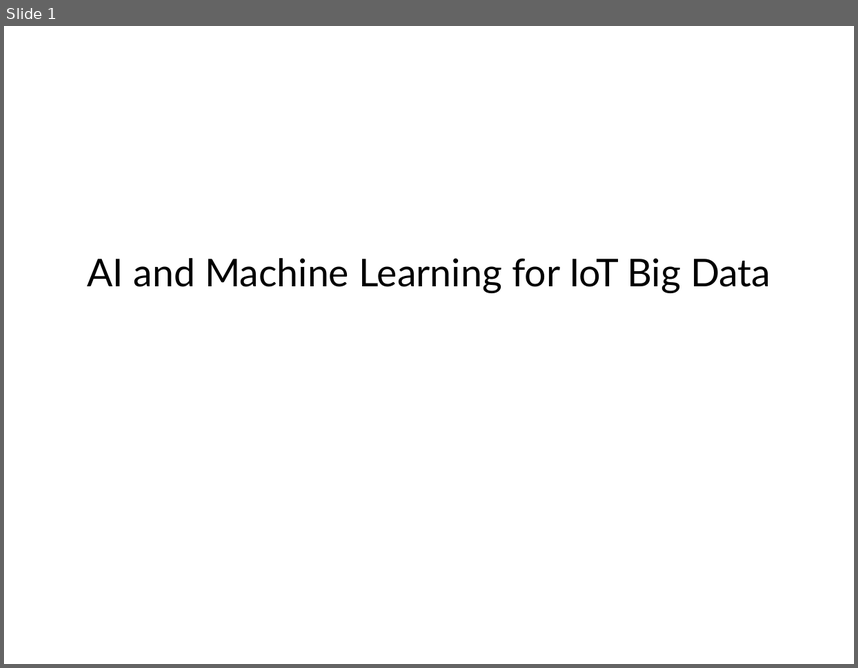
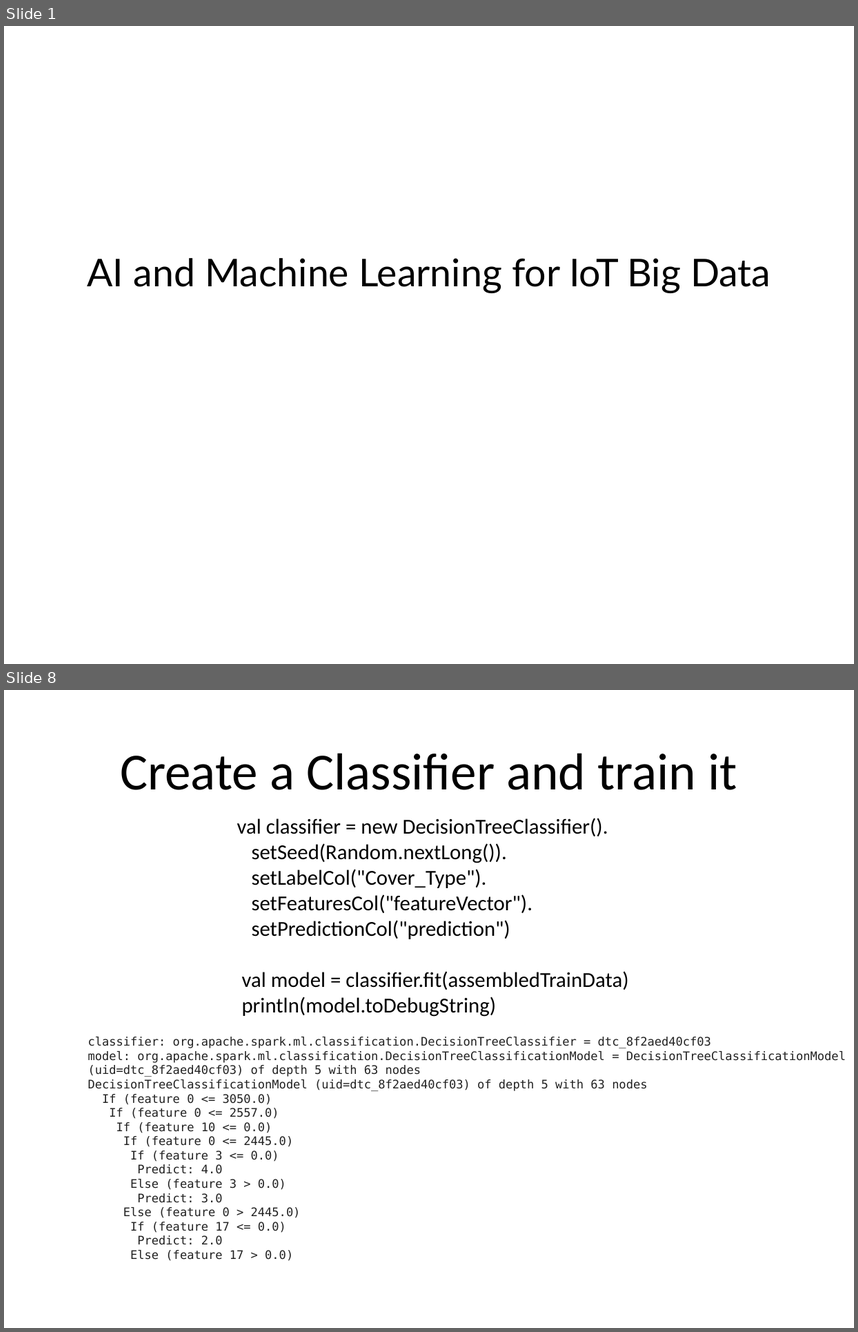
Before and after one commit to kic-markon/ITU_MSc_AM4, a slide deck: powerpoints/ITU Academy Slides AM4-10.pptx. Shown one above the other, each under a label of ours: slide 1 before the commit, slides 1 and 8 after it; the slides between them are not shown. The pictures are 858x668 and 858x1332 pixels, drawn with LibreOffice and Linux fonts; fonts in the diff are those of the drawing; background and template pictures are left out. Boxes give left, top, right and bottom in pixels: in the first picture for what was removed or moved away, otherwise in the second. Text is boxed around its words. In the diff, an @@ line names an element or a change of style, - is before the commit and + after.

```diff
--- a/powerpoints/ITU Academy Slides AM4-10.pptx
+++ b/powerpoints/ITU Academy Slides AM4-10.pptx
@@ slide 8 added at (4, 690, 854, 1328), background picture (left out) @@
@@ title added at (120, 753, 737, 790), 44 pt, text #000000 @@
+Create a Classifier and train it
@@ text added at (237, 818, 628, 1016), 18 pt, text #000000 @@
+val classifier = new DecisionTreeClassifier().
+setSeed(Random.nextLong()).
+setLabelCol("Cover_Type").
+setFeaturesCol("featureVector").
+setPredictionCol("prediction")
+val model = classifier.fit(assembledTrainData)
+println(model.toDebugString)
@@ text added at (88, 1036, 846, 1261), 10 pt, text #212121 @@
+classifier: org.apache.spark.ml.classification.DecisionTreeClassifier = dtc_8f2aed40cf03
+model: org.apache.spark.ml.classification.DecisionTreeClassificationModel = DecisionTreeClassificationModel (uid=dtc_8f2aed40cf03) of depth 5 with 63 nodes
+DecisionTreeClassificationModel (uid=dtc_8f2aed40cf03) of depth 5 with 63 nodes
+If (feature 0 <= 3050.0)
+If (feature 0 <= 2557.0)
+If (feature 10 <= 0.0)
+If (feature 0 <= 2445.0)
+If (feature 3 <= 0.0)
+Predict: 4.0
+Else (feature 3 > 0.0)
+Predict: 3.0
+Else (feature 0 > 2445.0)
+If (feature 17 <= 0.0)
+Predict: 2.0
+Else (feature 17 > 0.0)
```
Also in this commit, not shown: 1 slide changed, 9 other slides added, 1 slide removed, 50 other files.
